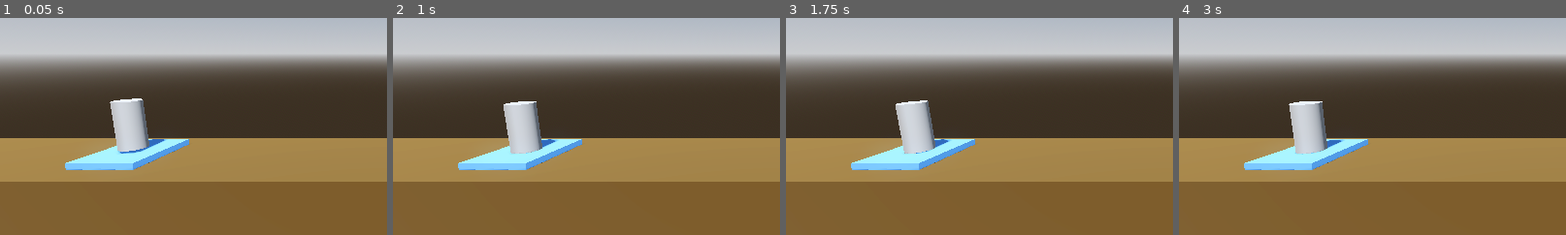
Above: before the commit, frames 1-4 (left to right).
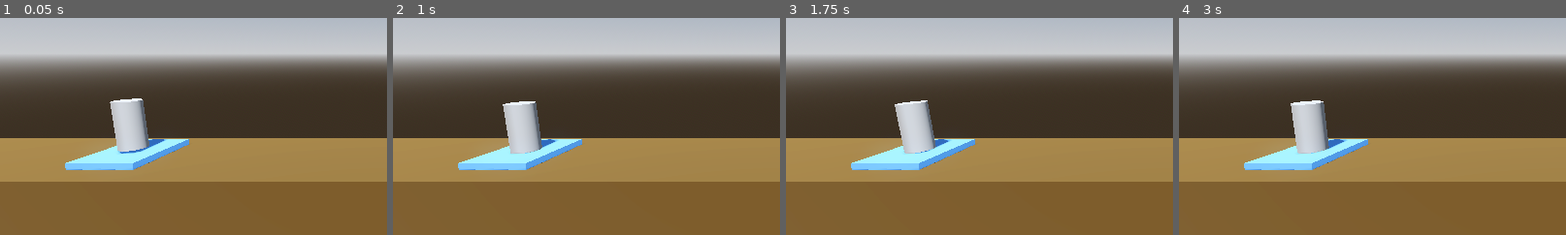
Above: after the commit, the same moments.

Repository: MalcolmD/Project-Boost_Godot
Game: Godot game, scene res://level_1.tscn
Two runs of this game, one before a commit and one after it. Both use one fixed random seed, a clock stepped at 60 frames per second and the inputs below.
Inputs:
- Up to frame 1 (0.05 s): no input
- Up to frame 2 (1 s): tap Enter (ui_accept) at 0.5 s; hold Right (ui_right) from 0.53 s (still down); hold Enter (ui_accept) from 0.53 s (still down)
- Up to frame 3 (1.75 s): release Right (ui_right) at 1.28 s; release Enter (ui_accept) at 1.28 s; hold Left (ui_left) from 1.28 s (still down); tap Enter (ui_accept) at 1.35, 1.52 s
- Up to frame 4 (3 s): tap Enter (ui_accept) at 1.82, 2, 2.85 s; release Left (ui_left) at 2.03 s; hold Enter (ui_accept) 2.03-2.78 s; hold Right (ui_right) from 2.03 s (still down)
The pictures show only the part of the screen within x 0-50%, y 31-81%; the shares and areas given below are measured in that part.

Frame 1 is identical in both runs. In frame 2, less than 0.1% of the frame differs, in the area x 28-39%, y 38-63%; in frame 3, less than 0.1%; in frame 4, 0.4%, in the area x 28-44%, y 37-63%.

Commit message:
Change thrust to be relative to player's local "up" (y direction) - This small changes already creates a controllable player object.

Diff:
--- a/player.gd
+++ b/player.gd
@@ -3,7 +3,7 @@
 # Called every frame. 'delta' is the elapsed time since the previous   frame.
 func _process(delta: float) -> void:
 	if Input.is_action_pressed("ui_accept"):
-		apply_central_force(Vector3.UP * delta * 1000.0)
+		apply_central_force(basis.y * delta * 1000.0)
 		# print("spacebar was pressed")
 	if Input.is_action_pressed("ui_left"):
 		apply_torque(Vector3(0.0, 0.0, -100.0 * delta))
--- a/player.tscn
+++ b/player.tscn
@@ -7,7 +7,7 @@
 [sub_resource type="CylinderShape3D" id="CylinderShape3D_4flbx"]
 
 [node name="Player" type="RigidBody3D"]
-axis_lock_linear_x = true
+axis_lock_linear_z = true
 axis_lock_angular_y = true
 axis_lock_angular_z = true
 linear_damp = 1.0
